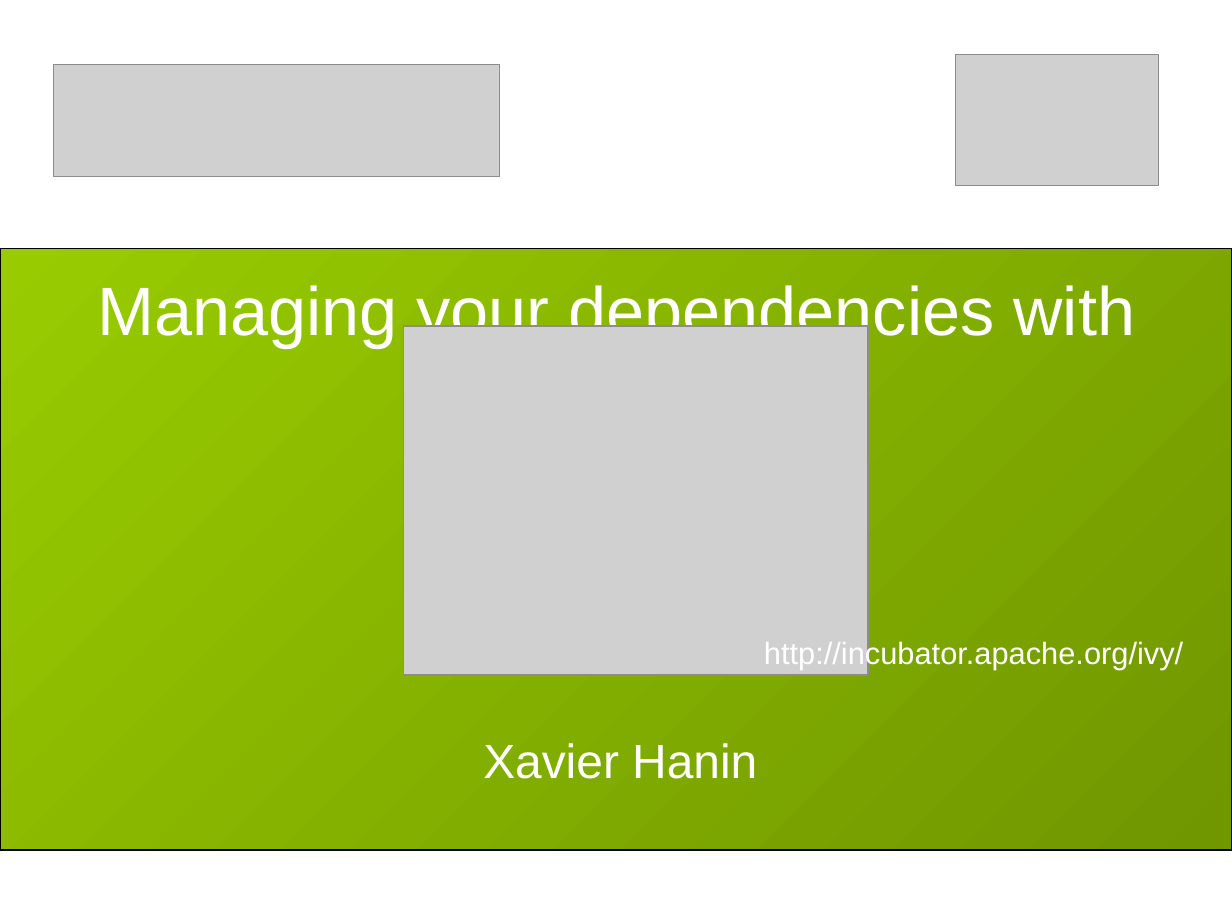
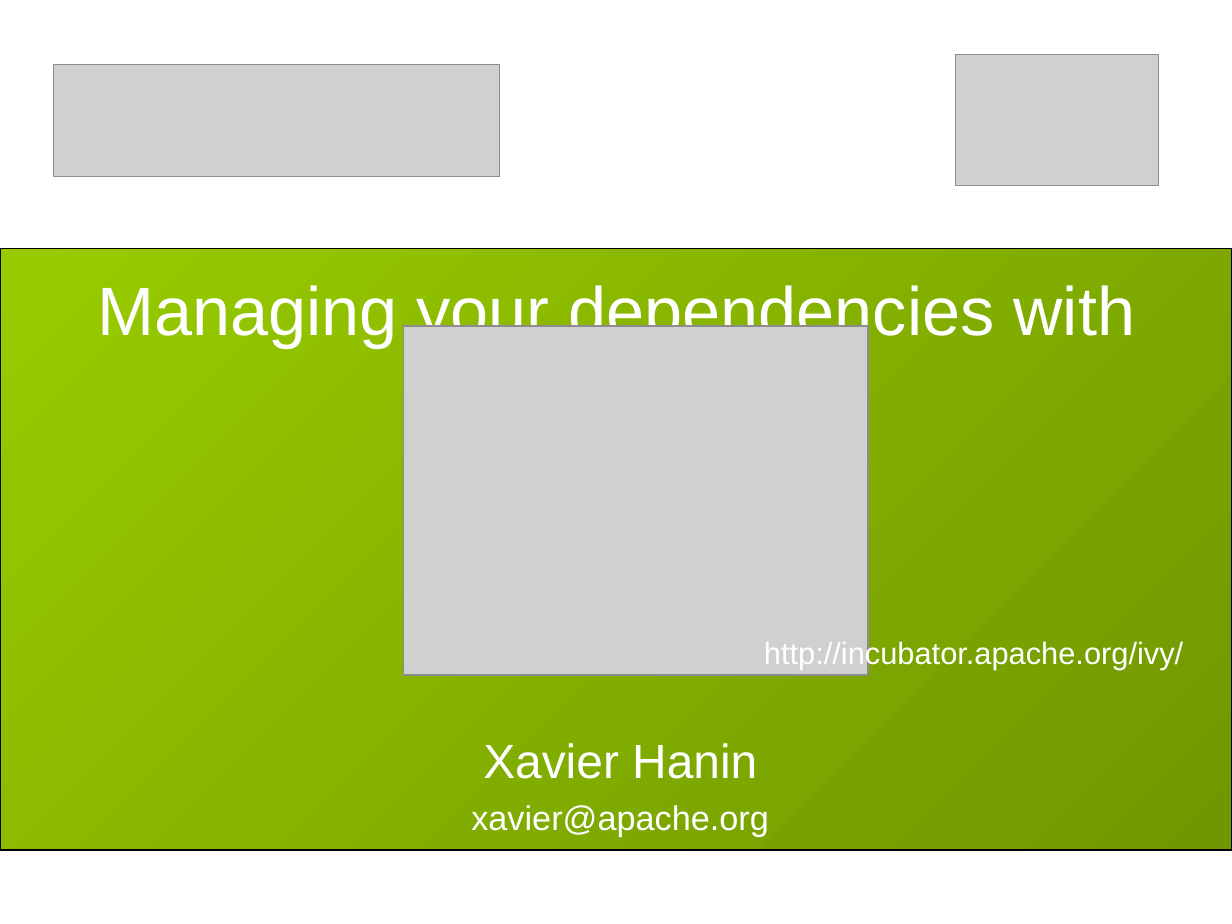
Before and after one commit to hiroyasub/ant-ivy-cregit, a slide deck: slide 1 of doc/presentations/apache-con-2007/slides.ppt. Drawn at 1232x924 pixels with LibreOffice and Linux fonts; fonts in the diff are those of the drawing; grey boxes stand for pictures. Boxes give left, top, right and bottom in pixels: in the first picture for what was removed or moved away, otherwise in the second. Text is boxed around its words. In the diff, an @@ line names an element or a change of style, - is before the commit and + after.

```diff
--- a/doc/presentations/apache-con-2007/slides.ppt
+++ b/doc/presentations/apache-con-2007/slides.ppt
@@ subtitle at (471,805,769,837): paragraph added @@
+xavier@apache.org
```
Also in this commit, not shown: 3 other slides changed, 3 slides added, 1 slide removed, 2 other files.
